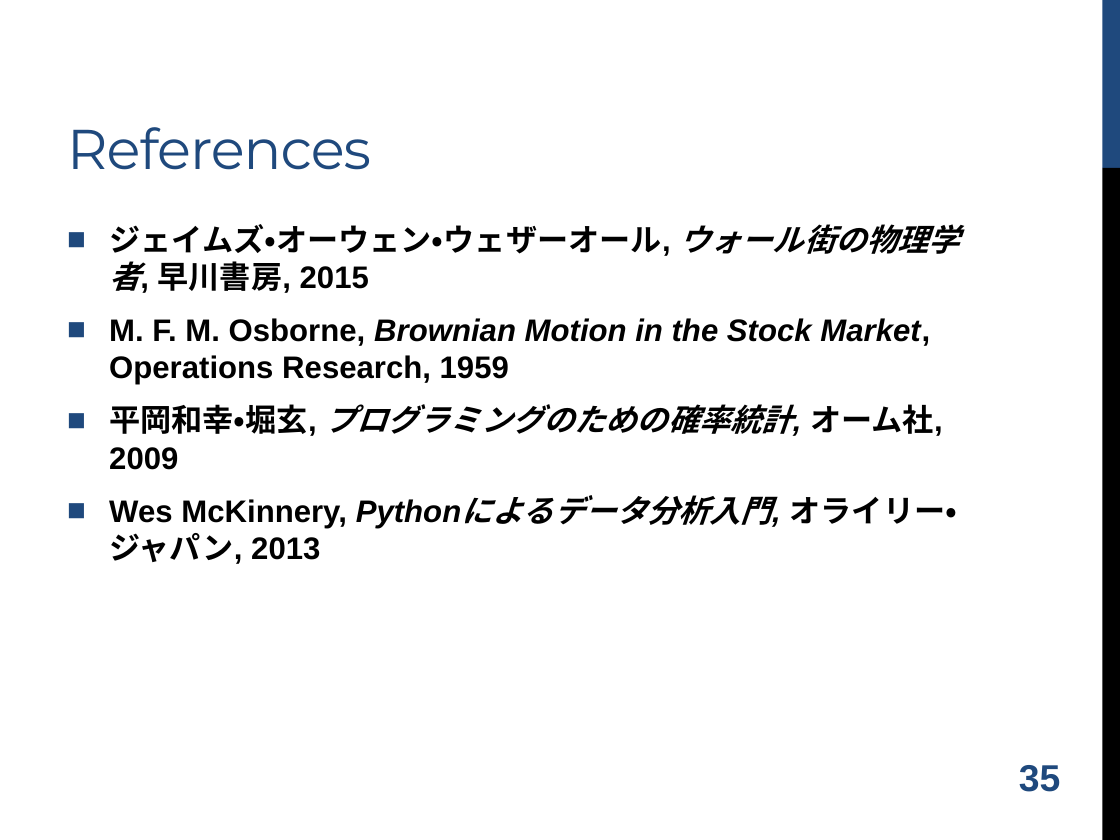
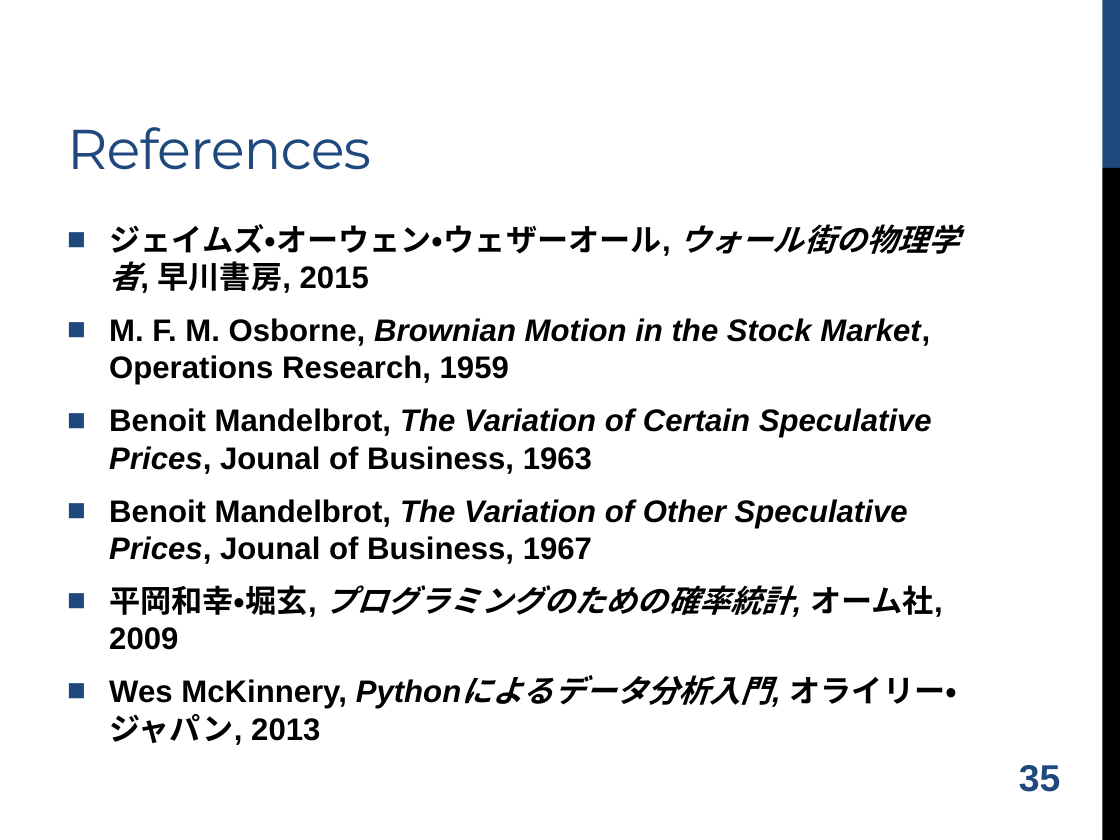
Before and after one commit to shugo/DCW2016, a slide deck: slide 36 of ruby_data_analysis.pptx. Drawn at 1120x840 pixels with LibreOffice and Linux fonts; fonts in the diff are those of the drawing; background and template pictures are left out. Boxes give left, top, right and bottom in pixels: in the first picture for what was removed or moved away, otherwise in the second. Text is boxed around its words. In the diff, an @@ line names an element or a change of style, - is before the commit and + after.

Commit message:
updated.

```diff
--- a/ruby_data_analysis.pptx
+++ b/ruby_data_analysis.pptx
@@ text at <box>109,408,932,564</box>: paragraphs added @@
+■ Benoit Mandelbrot, The Variation of Certain Speculative Prices, Jounal of Business, 1963
+■ Benoit Mandelbrot, The Variation of Other Speculative Prices, Jounal of Business, 1967
```
Also in this commit, not shown: 1 other slide changed.
